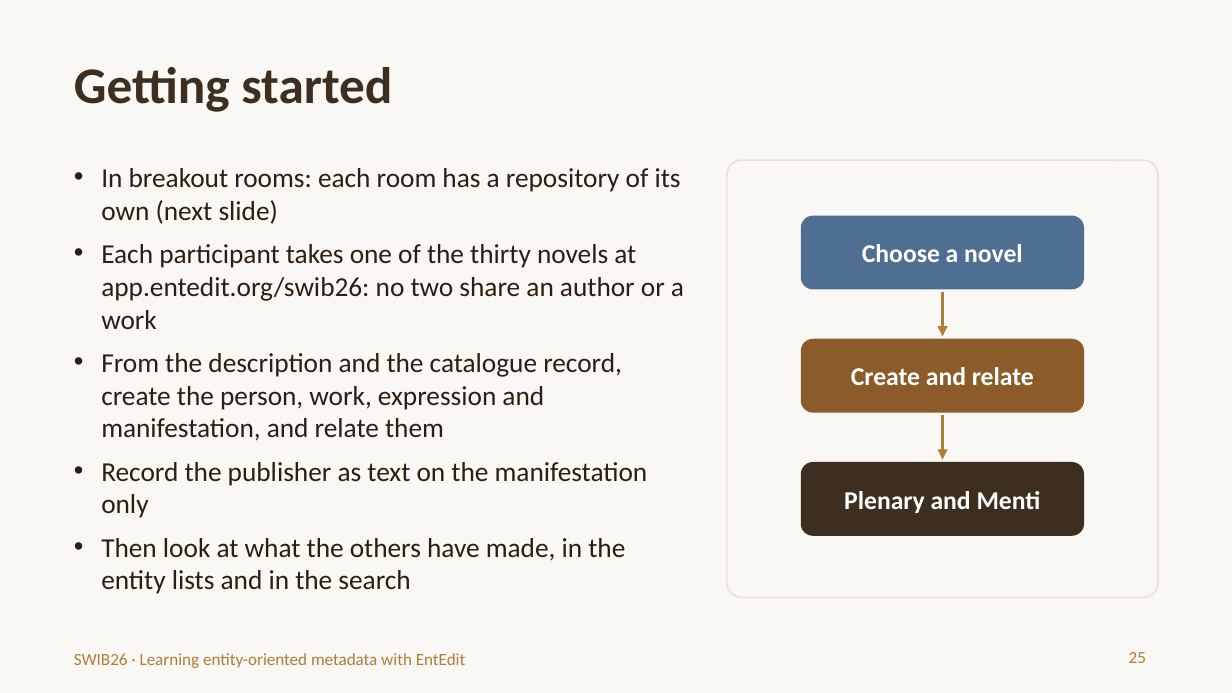
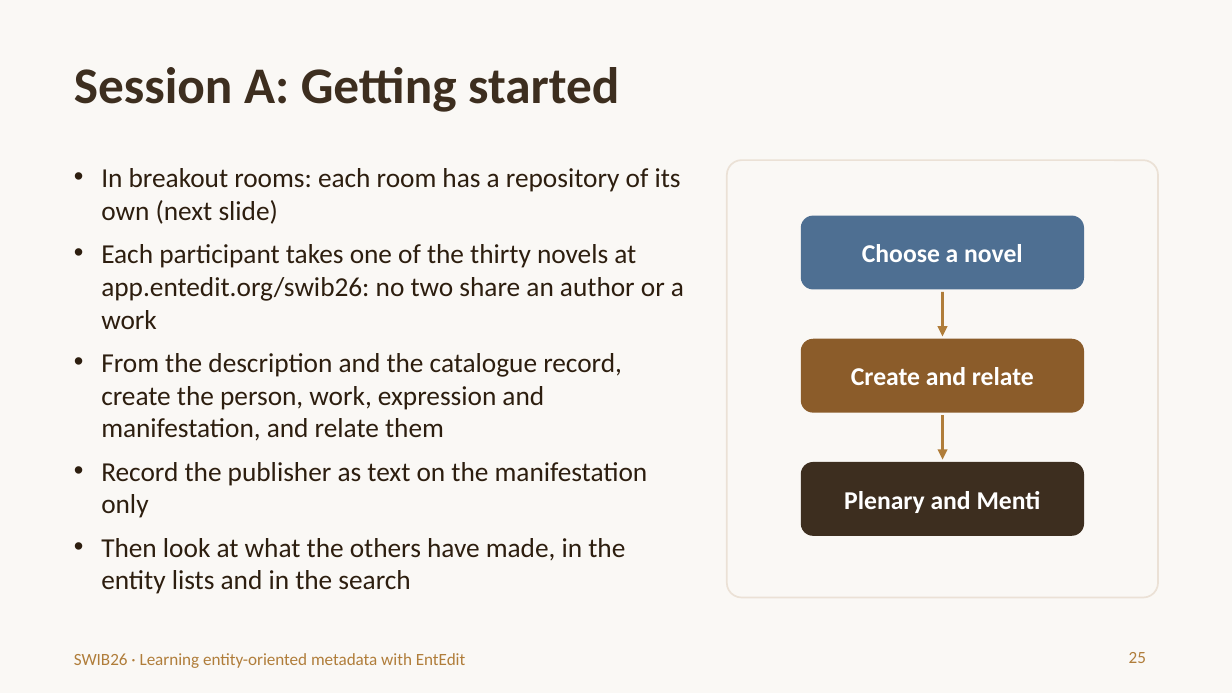
Before and after one commit to trondaal/EntEdit, a slide deck: slide 25 of swib26/EntEdit-SWIB26-introduction.pptx. Drawn at 1232x693 pixels with LibreOffice and Linux fonts; fonts in the diff are those of the drawing. Boxes give left, top, right and bottom in pixels: in the first picture for what was removed or moved away, otherwise in the second. Text is boxed around its words. In the diff, an @@ line names an element or a change of style, - is before the commit and + after.

```diff
--- a/swib26/EntEdit-SWIB26-introduction.pptx
+++ b/swib26/EntEdit-SWIB26-introduction.pptx
@@ title at (x1=74, y1=67, x2=619, y2=112): text changed @@
-Getting started
+Session A: Getting started
```
Also in this commit, not shown: 2 other slides changed, 1 slide added.
